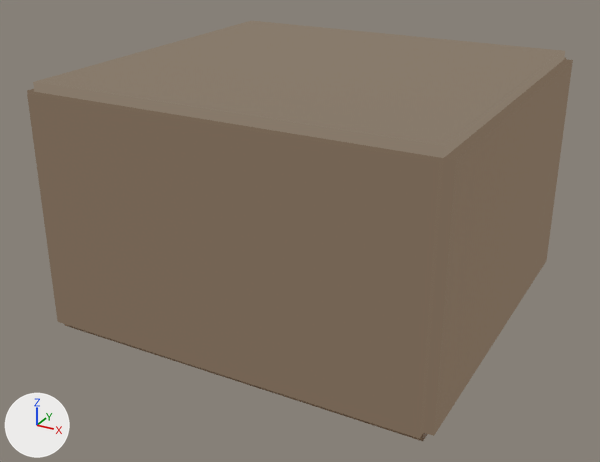
The glTF model app/src/main/assets/models/room/source-fidelity/room_shell.glb as it was, and as the next commit left it.
The view is the same before and after, from a 50 mm lens placed at (4.23, -8.14, 4.77), pointed at (-0.09, -0.29, 0.84). The lights are fixed; the arrows at lower left show +X, +Y and +Z. The first picture is the older version. Where no turn or scale is listed for an object, it has been applied to the vertices.

Names of what the first picture shows: 'room_shell_back', 'room_shell_ceiling', 'room_shell_floor', 'room_shell_left', 'room_shell_right'.
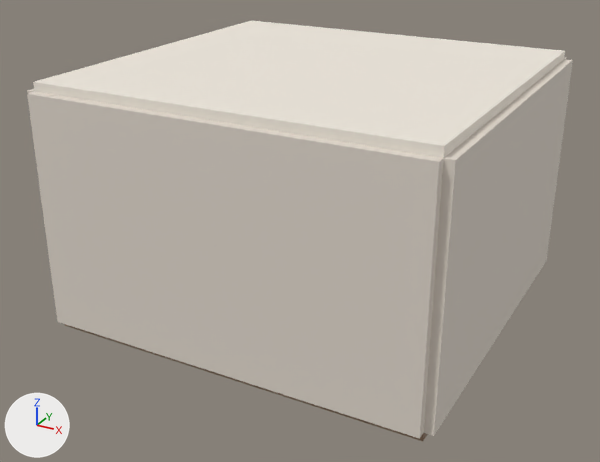
Commit message: fix(room): restore neutral nonmetallic PBR shell walls and ceiling

Where the change shows, as pixel boxes (x1, y1, x2, y2) in the pictures (600 x 462 px):
'room_shell_back', recoloured, surface changed (brown to light grey): (27, 92, 444, 439) in both
'room_shell_ceiling', recoloured, surface changed (brown to white): (33, 21, 565, 158) in both
'room_shell_right', recoloured, surface changed (brown to light grey): (424, 59, 573, 436) in both
'room_shell_left', recoloured, surface changed: (27, 89, 34, 93) in both

What changed in the scene script:
```text
Change mat_celine_440_wallscleanneutral:
    mat_celine_440_wallscleanneutral.metallic: 1.0 -> 0.0
    mat_celine_440_wallscleanneutral.base_color: (0.0, 0.0, 0.0) -> (0.72, 0.66, 0.59)  # black #000000 -> light grey #ddd4ca
    mat_celine_440_wallscleanneutral.emission_color: (0.176, 0.128, 0.088) -> (0.022, 0.018, 0.014)  # brown #746454 -> black #29241f
Change mat_celine_440_ceilingcleanneutral:
    mat_celine_440_ceilingcleanneutral.metallic: 1.0 -> 0.0
    mat_celine_440_ceilingcleanneutral.base_color: (0.0, 0.0, 0.0) -> (0.83, 0.78, 0.7)  # black #000000 -> white #ebe5da
    mat_celine_440_ceilingcleanneutral.emission_color: (0.24, 0.192, 0.144) -> (0.024, 0.021, 0.018)  # brown #86796a -> black #2b2824
```
